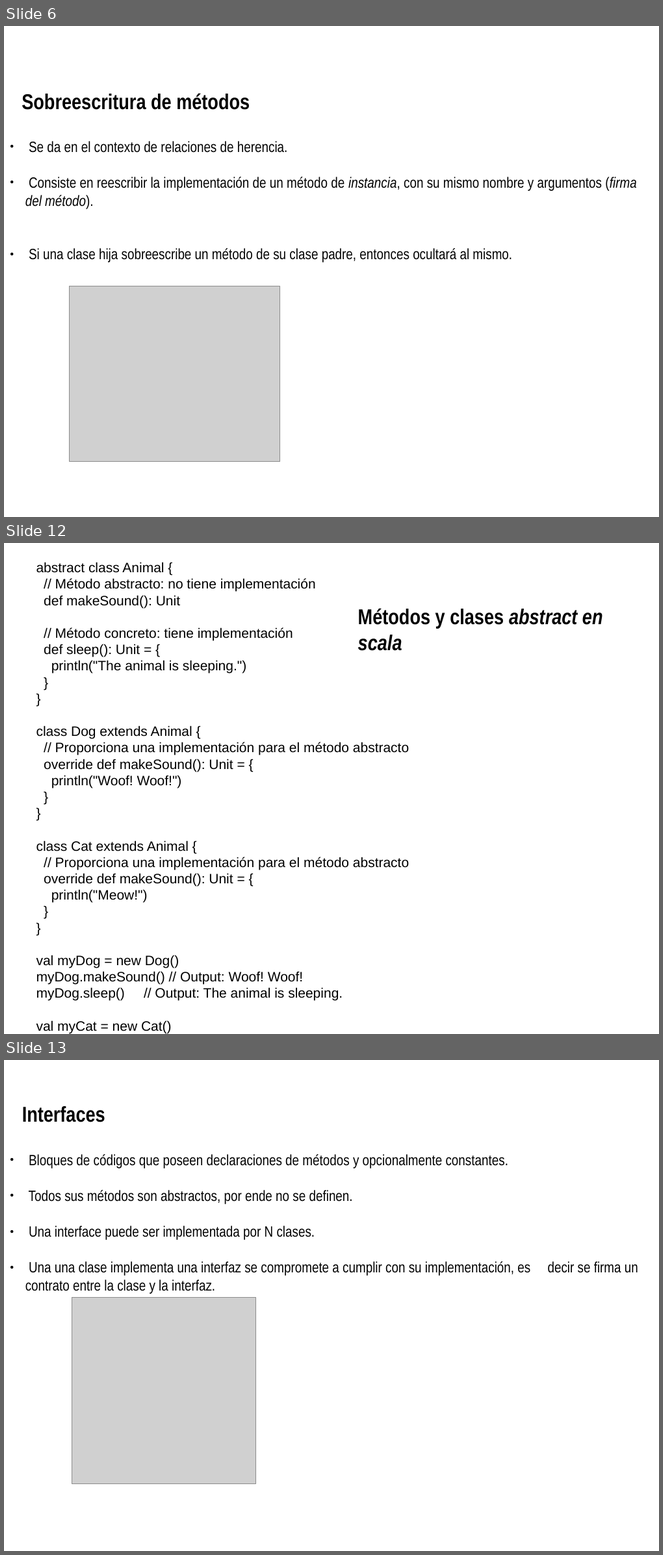
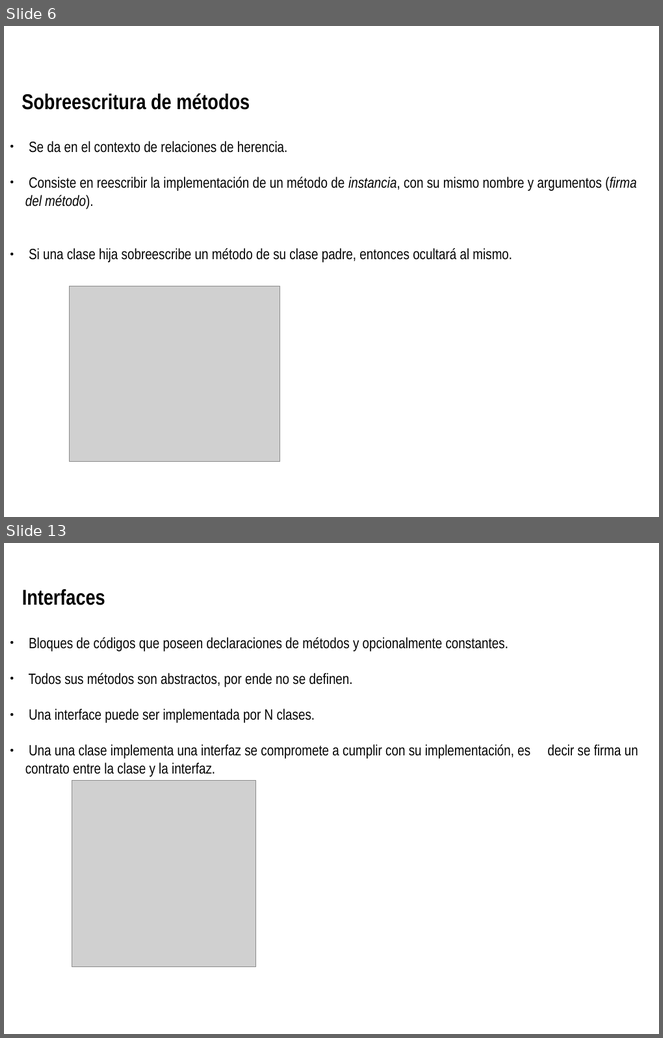
Before and after one commit to totis023/paradigmaUAP2025, a slide deck: objetos/poo_2.odp. Shown one above the other, each under a label of ours: slides 6, 12 and 13 before the commit, slides 6 and 13 after it; the slides between them are not shown. The pictures are 663x1555 and 663x1038 pixels, drawn with LibreOffice and Linux fonts; fonts in the diff are those of the drawing; grey boxes stand for pictures; background and template pictures are left out. Boxes give left, top, right and bottom in pixels: in the first picture for what was removed or moved away, otherwise in the second. Text is boxed around its words. In the diff, an @@ line names an element or a change of style, - is before the commit and + after.

Commit message:
clase 2

```diff
--- a/objetos/poo_2.odp
+++ b/objetos/poo_2.odp
@@ slide 12 removed at bbox=[4, 543, 659, 1034], background picture (left out) @@
@@ text removed at bbox=[36, 562, 409, 1034] @@
-abstract class Animal {
-// Método abstracto: no tiene implementación
-def makeSound(): Unit
-// Método concreto: tiene implementación
-def sleep(): Unit = {
-println("The animal is sleeping.")
-}
-}
-class Dog extends Animal {
-// Proporciona una implementación para el método abstracto
-override def makeSound(): Unit = {
-println("Woof! Woof!")
-}
-}
-class Cat extends Animal {
-// Proporciona una implementación para el método abstracto
-override def makeSound(): Unit = {
-println("Meow!")
-}
-}
-val myDog = new Dog()
-myDog.makeSound() // Output: Woof! Woof!
-myDog.sleep() // Output: The animal is sleeping.
-val myCat = new Cat()
-myCat.makeSound() // Output: Meow!
-myCat.sleep() // Output: The animal is sleeping.
@@ text removed at bbox=[358, 608, 603, 651] @@
-Métodos y clases abstract en scala
```
Also in this commit, not shown: 3 slides changed, 2 slides added, 3 other slides removed, 4 other files.
